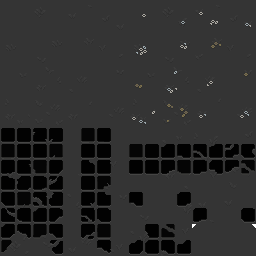
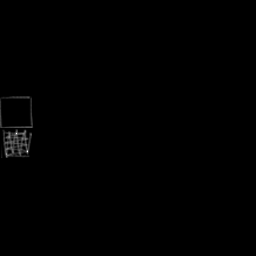
Comparing the layer stacks of the two (256, 256) images. Changes:
added layer "Ebene 5" above "Ebene 6" over [1, 129, 32, 158]
added layer "Ebene 6" above "Layer 1" over [0, 96, 34, 128]
added layer "Ebene 3" above "Ebene 1 Kopie" over [0, 0, 256, 256]
